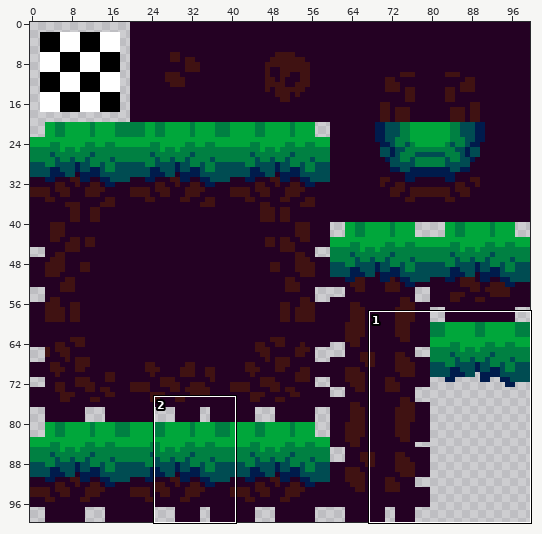
Edited in one commit: sprite sheet (tilesets/tiles_grass/output_tileset.png). Above, an overview of the earlier version with the close-up marked.
Close-up. Before the commit:
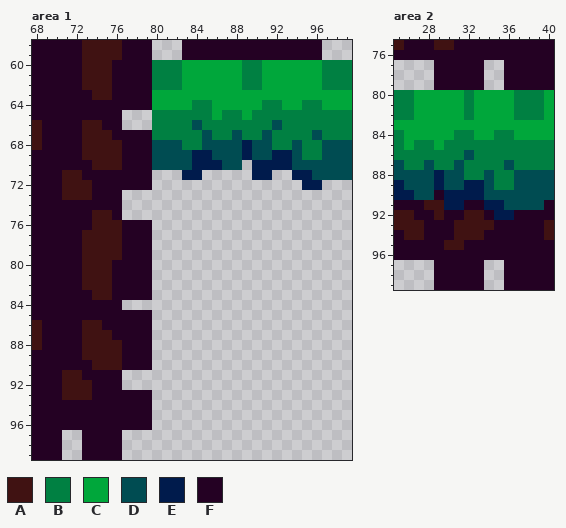
The file is 100x100 pixels. Shown: area 1: x 68..99, y 58..99; area 2: x 25..40, y 75..99.
Palette (. is transparent): A #401212  B #008042  C #00a73b  D #004c52  E #001b4c  F #240123
Pixels before, area 1, first column x 68:
 58 FFFFFAAAAFFF...FFFFFFFFFFFFFF...
 59 FFFFFAAAAFFF...FFFFFFFFFFFFFF...
 60 FFFFFAAAFFFFBBBCCCCCCBBCCCCCCBBB
 61 FFFFFAAAFFFFBBBCCCCCCBBCCCCCCBBB
 62 FFFFFAAAFFFFBBBCCCCCCBBCCCCCCBBB
 63 FFFFFFAAFFFFCCCCCCCCCCCCCCCCCCCC
 64 FFFFFFFFFFFFCCCCBBCCCCCBBCCBBCCC
 65 FFFFFFFFF...BBBBBBCBBCBBBBBBBBBB
 66 AFFFFAAFF...BBBBDBBBBBBBDBBBBBBB
 67 AFFFFAAAFFFFBBBBBDBBDBBDBBBBDBBB
 68 AFFFFAAAAFFFDDDBBDDDDEDDBBDBBDDD
 69 FFFFFAAAAFFFDDDDEEDDDEDDEEDBBDDD
 70 FFFFFFAAAFFFDDDDEEEDD.EEEEDDDDDD
 71 FFFAAFFFFFFF...EE.....EE..EEDDDD
 72 FFFAAAFFFFFF...............EE...
 73 FFFAAAFFF.......................
 74 FFFFFFFFF.......................
 75 FFFFFFAAF.......................
 76 FFFFFFAAAFFF....................
 77 FFFFFAAAAFFF....................
 78 FFFFFAAAAFFF....................
 79 FFFFFAAAAFFF....................
 80 FFFFFAAAFFFF....................
 81 FFFFFAAAFFFF....................
 82 FFFFFAAAFFFF....................
 83 FFFFFFAAFFFF....................
 84 FFFFFFFFF.......................
 85 FFFFFFFFFFFF....................
 86 AFFFFAAFFFFF....................
 87 AFFFFAAAFFFF....................
 88 AFFFFAAAAFFF....................
 89 FFFFFAAAAFFF....................
 90 FFFFFFAAAFFF....................
 91 FFFAAFFFF.......................
 92 FFFAAAFFF.......................
 93 FFFAAAFFFFFF....................
 94 FFFFFFFFFFFF....................
 95 FFFFFFFFFFFF....................
 96 FFFFFFFFFFFF....................
 97 FFF..FFFF.......................
 98 FFF..FFFF.......................
 99 FFF..FFFF.......................
Pixels before, area 2, first column x 25:
 75 AFFFAAFFFFFFFFFF
 76 FFFFFFFFFFFFFFFF
 77 ....FFFFF..FFFFF
 78 ....FFFFF..FFFFF
 79 ....FFFFF..FFFFF
 80 BBCCCCCBCCCCBBBC
 81 BBCCCCCBCCCCBBBC
 82 BBCCCCCBCCCCBBBC
 83 CCCCCCCCCCCCCCCC
 84 BCCCCCBBCCBBCCCC
 85 BCBBCBBBBBBBBBBB
 86 BBBBBBBDBBBBBBBB
 87 DBBDBBDBBBBDBBBB
 88 DDDDEDDBBDBBDDDD
 89 EDDDEDDEEDBBDDDD
 90 EEDDFEEEEDDDDDDD
 91 FFFAAEEFFEEDDDDF
 92 AAFFAFFAAFEEFFFF
 93 AAAFFFAAAAFFFFFA
 94 FAAFFFAAAFFFFFFA
 95 FFFFFAAFFFFFFFFF
 96 FFFFFFFFFFFFFFFF
 97 ....FFFFF..FFFFF
 98 ....FFFFF..FFFFF
 99 ....FFFFF..FFFFF
Once edited:
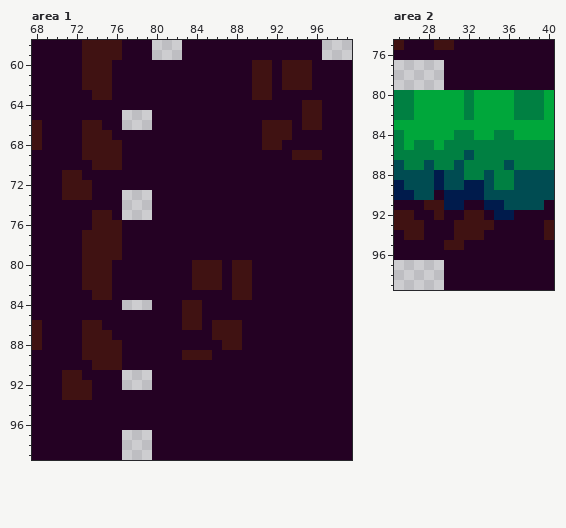
What changed:
Area 1:
Colour A is added in rows 80 to 82 at x 84 to 86 and 88 to 89; in row 83 at x 88 to 89; in rows 84 to 85 at x 83 to 84; in row 86 at x 83 to 84 and 86 to 88; in row 87 at x 86 to 88; in row 88 at x 87 to 88.
Colour A is added in row 89 at x 83 to 85.
Colour A replaces colour B in rows 60 to 62 at x 90; in rows 64 to 65 at x 95 to 96; in row 66 at x 91, 93 and 95 to 96; in row 67 at x 92 to 93; in row 68 at x 92; in row 69 at x 95 to 96.
Colour A replaces colour C in rows 60 to 62 at x 91 and 93 to 95; in row 63 at x 90 to 91.
Colour A replaces colour D in row 66 at x 92; in rows 67 to 68 at x 91; in row 69 at x 94.
Colour F is added in row 70 at x 89; in row 71 at x 80 to 82, 85 to 89 and 92 to 93; in row 72 at x 80 to 94 and 97 to 99; in rows 73 to 79 at x 80 to 99; in rows 80 to 82 at x 80 to 83, 87 and 90 to 99; in row 83 at x 80 to 87 and 90 to 99.
Colour F is added in rows 84 to 85 at x 80 to 82 and 85 to 99; in row 86 at x 80 to 82, 85 and 89 to 99; in row 87 at x 80 to 85 and 89 to 99; in row 88 at x 80 to 86 and 89 to 99; in row 89 at x 80 to 82 and 86 to 99; in rows 90 to 96 at x 80 to 99.
Colour F is added in rows 97 to 99 at x 71 to 72 and 80 to 99.
Colour F replaces colour B in rows 60 to 62 at x 80 to 82, 89 and 97 to 99; in row 64 at x 84 to 85 and 91 to 92; in row 65 at x 80 to 85, 87 to 88, 90 to 94 and 97 to 99; in row 66 at x 80 to 83, 85 to 90, 94 and 97 to 99; in row 67 at x 80 to 84, 86 to 87, 89 to 90, 94 to 95 and 97 to 99; in row 68 at x 83 to 84, 93 and 95 to 96.
Colour F replaces colour C in rows 60 to 62 at x 83 to 88, 92 and 96; in row 63 at x 80 to 89 and 92 to 99; in row 64 at x 80 to 83, 86 to 90, 93 to 94 and 97 to 99; in row 65 at x 86 and 89.
Colour F replaces colour D in row 66 at x 84; in row 67 at x 85, 88 and 96; in row 68 at x 80 to 82, 85 to 88, 90, 94 and 97 to 99; in row 69 at x 80 to 83, 86 to 88, 90 to 91 and 97 to 99; in row 70 at x 80 to 83, 87 to 88 and 94 to 99; in row 71 at x 96 to 99.
Colour F replaces colour E in row 68 at x 89; in row 69 at x 84 to 85, 89 and 92 to 93; in row 70 at x 84 to 86 and 90 to 93; in row 71 at x 83 to 84, 90 to 91 and 94 to 95; in row 72 at x 95 to 96.
Area 2:
Colour F is added in rows 77 to 79 at x 34 to 35; in rows 97 to 99 at x 34 to 35.
The edit erases colour F in rows 77 to 79 at x 29; in rows 97 to 99 at x 29.
Pixel boxes of the changes (left, top, right, bottom) in both close-ups:
changed: (152, 60, 352, 460)
added: (62, 430, 82, 460)
erased: (434, 60, 444, 90)
added: (484, 60, 504, 90)
erased: (434, 260, 444, 290)
added: (484, 260, 504, 290)
